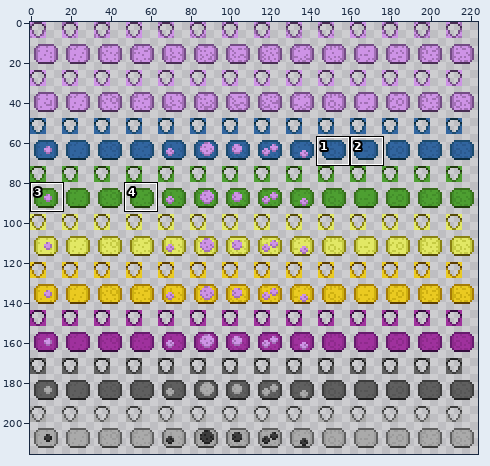
Sprite sheet, stored at tiles/materials/v-toxicfungusstem.png. The first picture is a wide view before the edit; the outline marks the close-up.
Close-up. As it was:
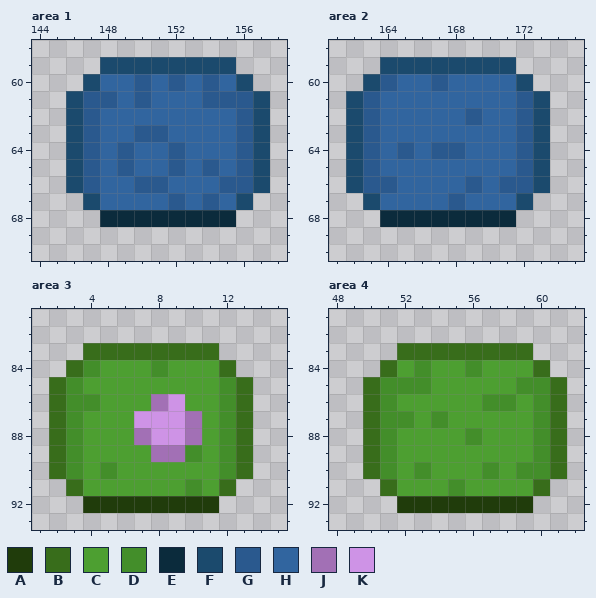
The file is 224x216 pixels. Colours within 5 levels of each other are drawn and written as one. Shown: area 1: x 144..158, y 58..70; area 2: x 161..175, y 58..70; area 3: x 1..15, y 81..93; area 4: x 48..62, y 81..93. The commit also changed other parts of the picture, which this record leaves out.
Palette (. is transparent): A #203c0b  B #386d1b  C #4d9f31  D #438e2a  E #0b2b3c  F #1b4a6d  G #2a598e  H #31659f  J #a270b5  K #ce93e6
Now the later version:
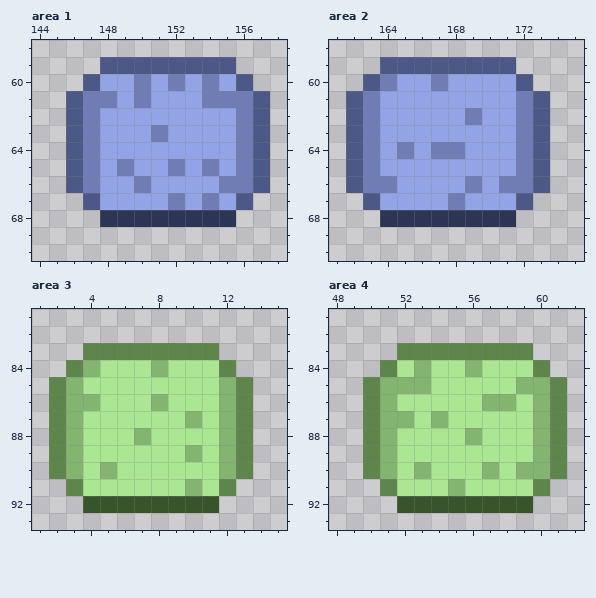
The exact change:
{"colour":"A","old":"#203c0b","new":"#38542d"}
{"colour":"B","old":"#386d1b","new":"#5d854c"}
{"colour":"C","old":"#4d9f31","new":"#abe693"}
{"colour":"D","old":"#438e2a","new":"#83b570"}
{"colour":"E","old":"#0b2b3c","new":"#2d3554"}
{"colour":"F","old":"#1b4a6d","new":"#4c5885"}
{"colour":"G","old":"#2a598e","new":"#707db5"}
{"colour":"H","old":"#31659f","new":"#93a4e6"}
{"where": "area 1"}
{"y":63,"x":150,"old":"G","new":"H"}
{"y":64,"x":149,"old":"G","new":"H"}
{"y":64,"x":152,"old":"G","new":"H"}
{"y":66,"x":151,"old":"G","new":"H"}
{"where": "area 3"}
{"y":86,"x":8,"old":"JK","new":"DC"}
{"y":87,"x":7,"old":"KKKJ","new":"CCCD"}
{"y":88,"x":7,"old":"JKKJ","new":"DCCC"}
{"y":89,"x":8,"old":"JJ","new":"CC"}
{"label":"changed","picture_box":[66,57,270,227]}
{"label":"changed","picture_box":[346,57,550,227]}
{"label":"changed","picture_box":[49,343,253,513]}
{"label":"changed","picture_box":[363,343,567,513]}
